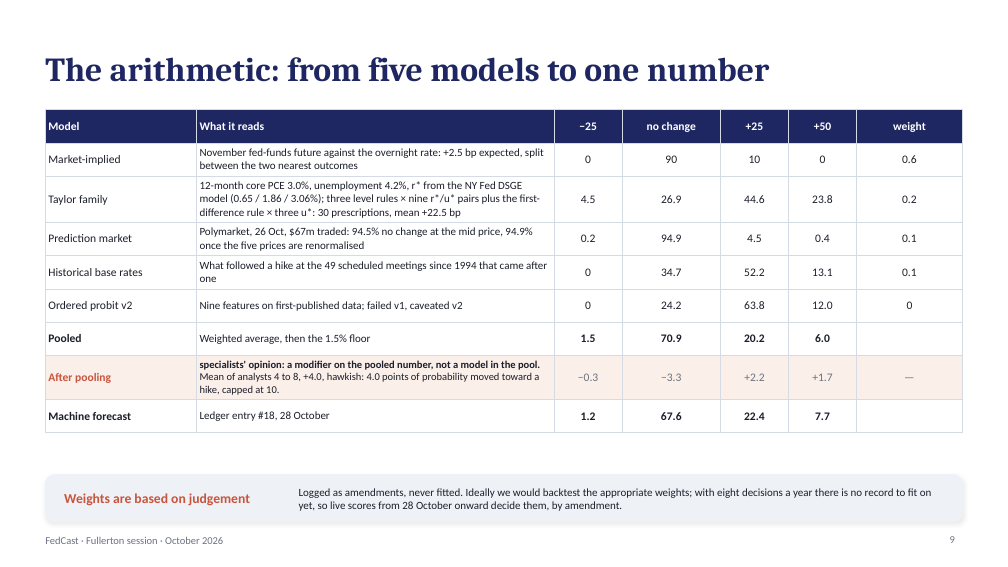
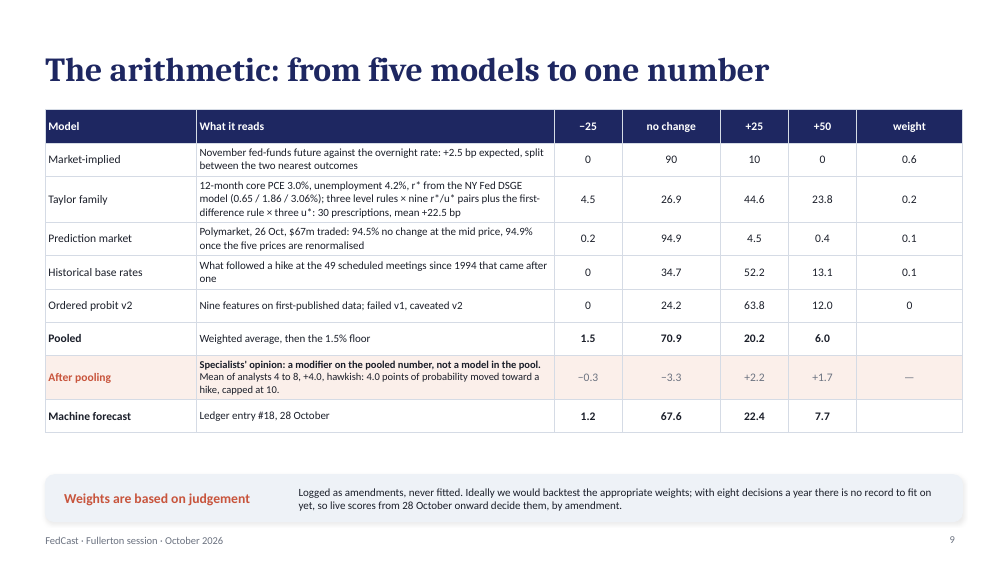
Before and after one commit to kmt112/fed-forecast, a slide deck: slide 9 of docs/FedCast_Fullerton.pptx. Drawn at 1008x567 pixels with LibreOffice and Linux fonts; fonts in the diff are those of the drawing. Boxes give left, top, right and bottom in pixels: in the first picture for what was removed or moved away, otherwise in the second. Text is boxed around its words. In the diff, an @@ line names an element or a change of style, - is before the commit and + after.

```diff
--- a/docs/FedCast_Fullerton.pptx
+++ b/docs/FedCast_Fullerton.pptx
@@ table at bbox=[45, 110, 963, 432] @@
-row 8, column 2: specialists' opinion: a modifier on the pooled number, not a model in the pool. Mean of analysts 4 to 8, +4.0, hawkish: 4.0 points of probability moved toward a hike, capped at 10.
+row 8, column 2: Specialists' opinion: a modifier on the pooled number, not a model in the pool. Mean of analysts 4 to 8, +4.0, hawkish: 4.0 points of probability moved toward a hike, capped at 10.
```
Also in this commit, not shown: 6 other slides changed, 1 other file.
